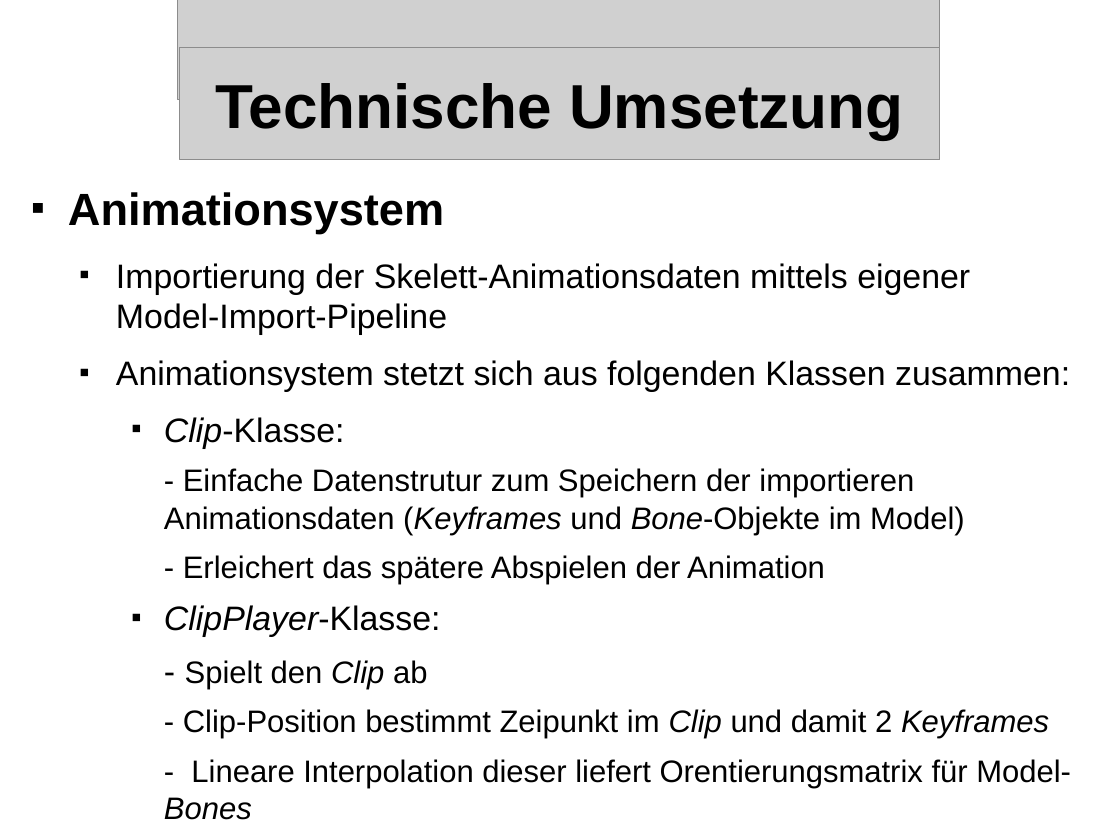
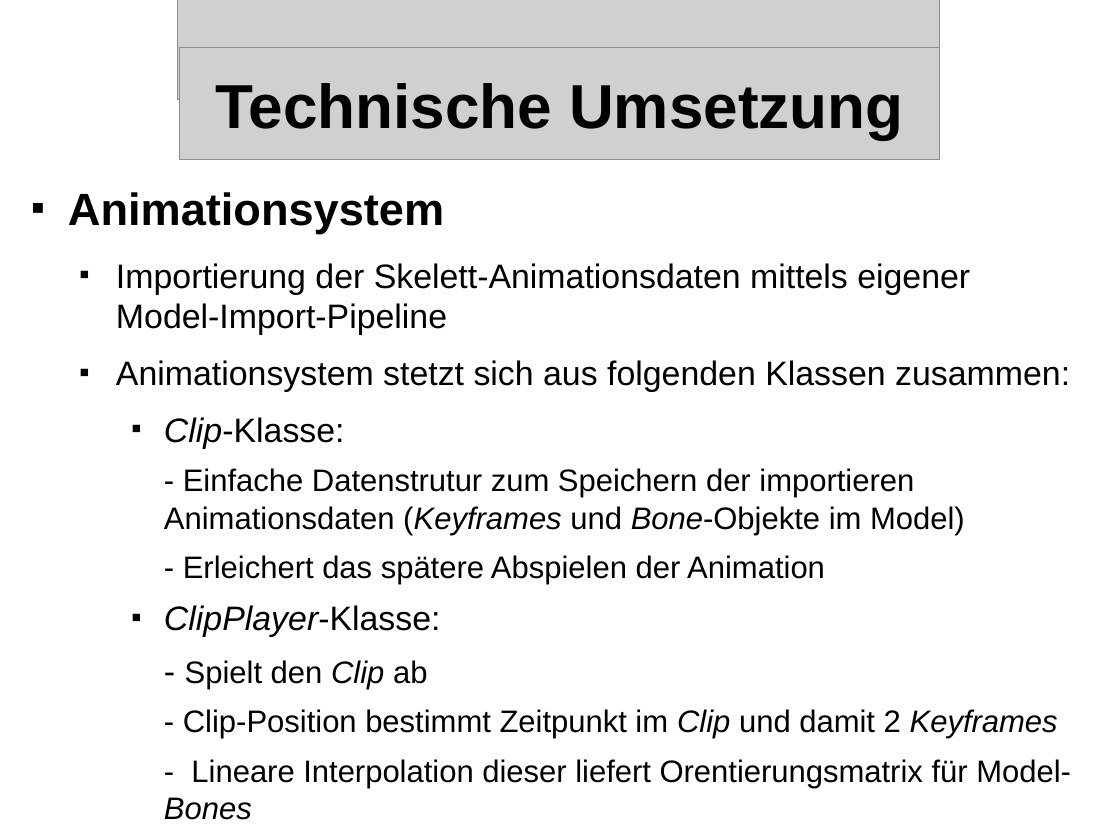
Before and after one commit to streber91/3D-Game-Project, a slide deck: slide 12 of Documents/Präsentationen/Underlord Abschlusspräsentation.odp (slide 13 before the commit). Drawn at 1120x840 pixels with LibreOffice and Linux fonts; fonts in the diff are those of the drawing; grey boxes stand for pictures; background and template pictures are left out. Boxes give left, top, right and bottom in pixels: in the first picture for what was removed or moved away, otherwise in the second. Text is boxed around its words. In the diff, an @@ line names an element or a change of style, - is before the commit and + after.

```diff
--- a/Documents/Präsentationen/Underlord Abschlusspräsentation.odp
+++ b/Documents/Präsentationen/Underlord Abschlusspräsentation.odp
@@ text at (x1=183, y1=709, x2=1058, y2=739): text changed @@
-    - Clip-Position bestimmt Zeipunkt im Clip und damit 2 Keyframes
+    - Clip-Position bestimmt Zeitpunkt im Clip und damit 2 Keyframes
```
Also in this commit, not shown: 5 other slides changed, 1 slide removed.
